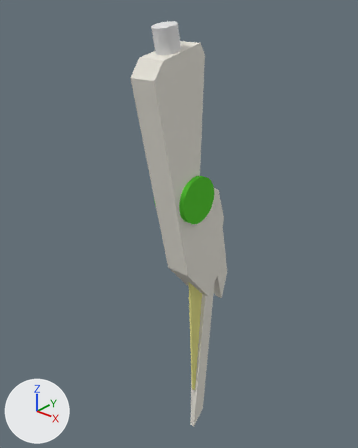
The Blender file SUI.blend: old version first, new version second.
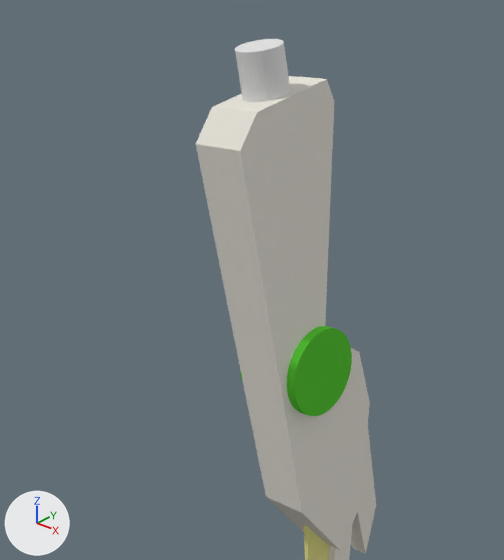
Each version appears first whole from a 50 mm camera at (2.29, -2.88, 3.74) aimed at (-0.16, -0.08, 1.99), and next in a close-up on the part from 7% to 83% of the width and 0% to 67% of the height. Every picture has the same lights, and +X, +Y and +Z are marked at lower left.

In view in the first close-up: 'booster', 'calf', 'joint.001', 'leg_origin', 'sting.002', 'thighs'.
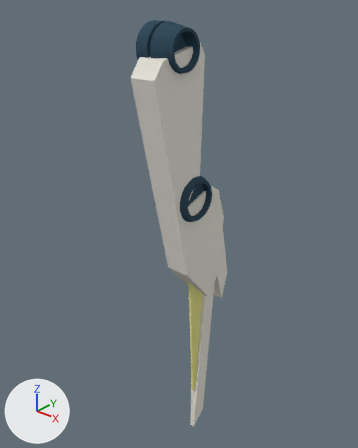
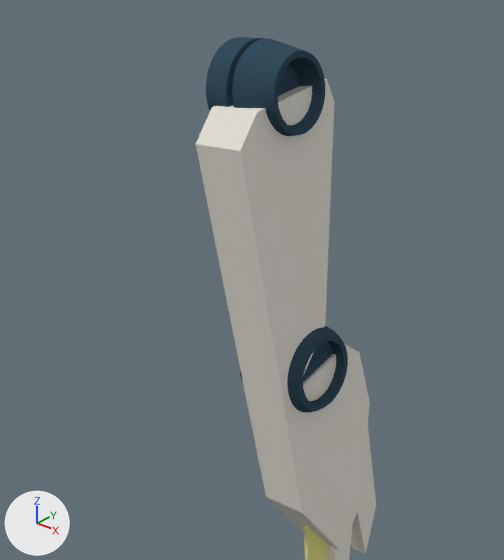
Pixel boxes [x1, y1, x2, y2] of what changed, in the close-ups (504 x 560 px):
'Sphere', added (blue)
    after: [206, 37, 325, 136]
'joint.001', reshaped
    before: [240, 326, 352, 416]
    after: [240, 326, 348, 412]
'leg_origin', deleted
    before: [235, 39, 290, 102]
part 1 of me_cylinder, built on
    before: [287, 326, 352, 416]
    after: [287, 326, 348, 412]

The change, as a list of edits to the scene's bpy script:
```text
Add mat_material_005:
    mat_material_005 = diffuse_material('Material.005')
    mat_material_005.base_color = (0.0367, 0.0753, 0.111)  # dark blue #364e5e
Change me_cylinder:
    used by ob_joint_001; location = (0.0, -0.198, 2.318); rotation_euler = (-1.571, 1.326, -1.571), in degrees (-90, 76, -90); scale = (0.183, 0.183, 0.183)
    remove me_cylinder.from_pydata(...)  # 128 vertices, 68 faces; spans x -1.0..1.0, y -1.0..1.0, z -0.8..0.8
    remove me_cylinder.materials.append(mat_material_002)
    add me_cylinder.from_pydata(...)  # 224 vertices, 164 faces; spans x -1.0..1.0, y -1.0..1.0, z -0.8..0.8
    me_cylinder part 1
    32 vertices are removed from x -1.0..1.0, y -1.0..1.0, z 0.8
    33 faces are deleted
    64 vertices are added at x -0.85..0.85, y -0.85..0.85, z 0.51..0.8
    32 new vertices lie (0.0, 0.0, 0.23) away from vertices in x -1.0..1.0, y -1.0..1.0, z 0.34
    32 new vertices lie (0.0, 0.0, 0.29) away from vertices in x -0.71..0.71, y -0.71..0.71, z 0.51
    129 new faces join them
    add me_cylinder.materials.append(mat_material_005)  # dark blue #364e5e
Add me_sphere:
    me_sphere.from_pydata(...)  # 256 vertices, 226 faces; spans x -1.0..1.0, y -1.0..1.0, z -0.78..0.91
    me_sphere.materials.append(mat_material_005)  # dark blue #364e5e
Remove ob_leg_origin:
    ob_leg_origin = bpy.data.objects.new('leg_origin', me_cylinder_002)
    ob_leg_origin.location = (0.0, -0.382, 3.46)
    ob_leg_origin.rotation_euler = (0.209, 0.0, 0.0)  # degrees (12, 0, 0)
    ob_leg_origin.scale = (0.0844, 0.0844, 0.0844)
Add ob_sphere:
    ob_sphere = bpy.data.objects.new('Sphere', me_sphere)
    ob_sphere.location = (-0.012, -0.35, 3.394)
    ob_sphere.rotation_euler = (0.0, 1.571, 0.0)  # degrees (0, 90, 0)
    ob_sphere.scale = (0.169, 0.169, 0.169)
    _m = ob_sphere.modifiers.new('Subsurf', 'SUBSURF')
    _m.levels = 0
```
